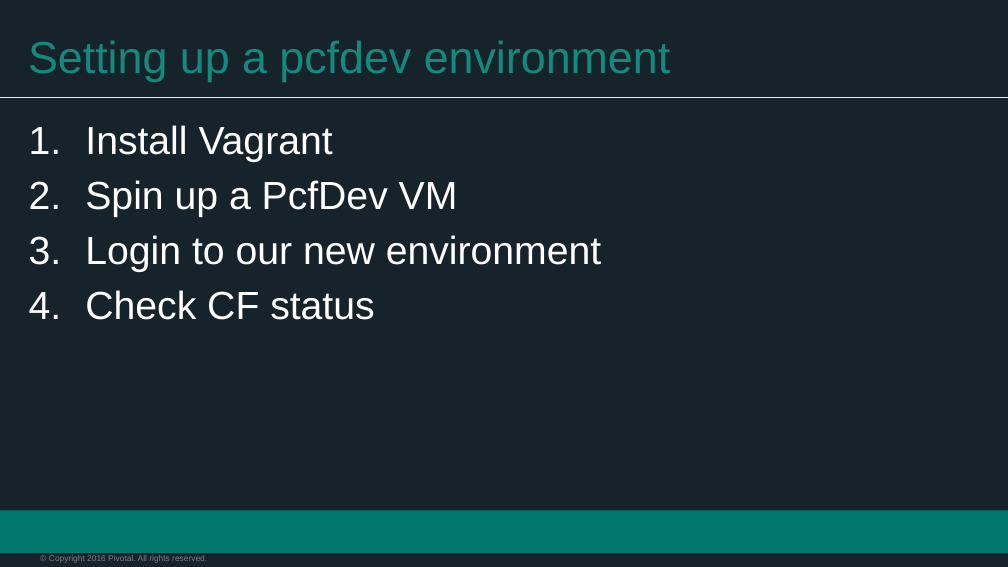
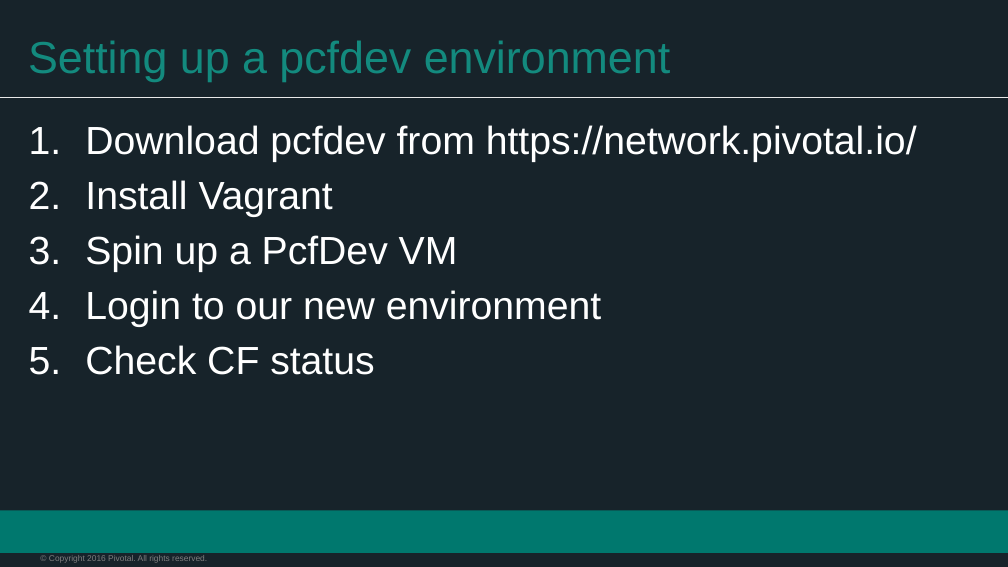
Before and after one commit to mgunter-pivotal/cf-bosh-workshop, a slide deck: slide 9 of Presentations/Lab01_Topics.pptx. Drawn at 1008x567 pixels with LibreOffice and Linux fonts; fonts in the diff are those of the drawing; background and template pictures are left out. Boxes give left, top, right and bottom in pixels: in the first picture for what was removed or moved away, otherwise in the second. Text is boxed around its words. In the diff, an @@ line names an element or a change of style, - is before the commit and + after.

Commit message:
fixed pcfdev install directions

```diff
--- a/Presentations/Lab01_Topics.pptx
+++ b/Presentations/Lab01_Topics.pptx
@@ text at (85, 125, 917, 162): paragraph added @@
+1. Download pcfdev from https://network.pivotal.io/
```
Also in this commit, not shown: 1 other file.
